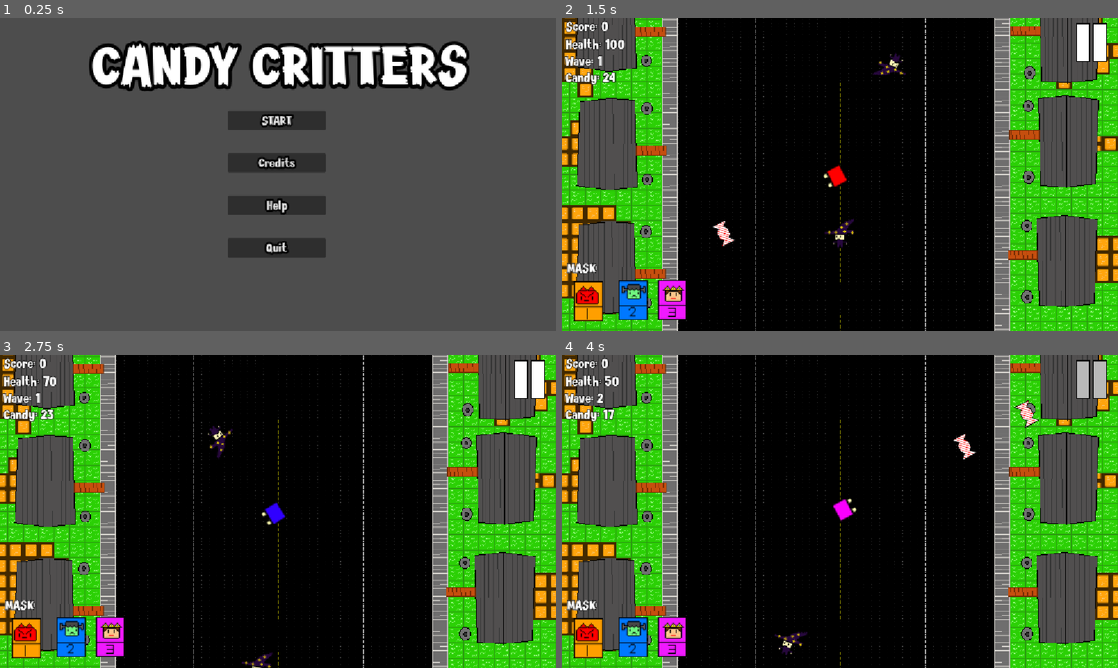
Above: before the commit, frames 1-4 (two rows, left to right).
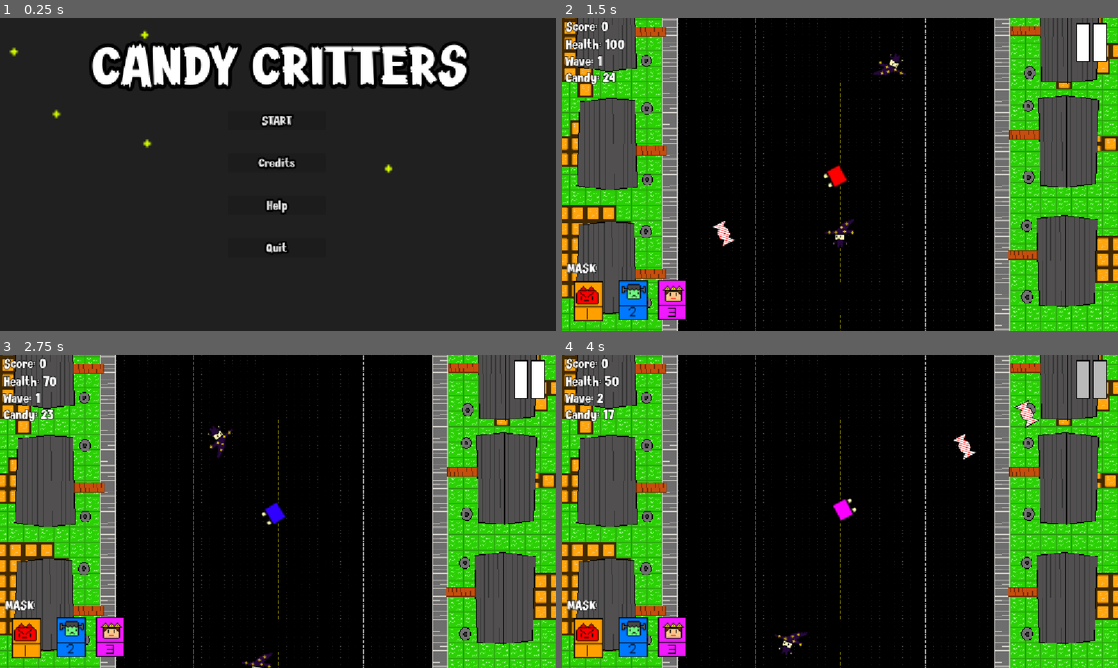
Above: after the commit, the same moments.

Repository: T8BG/HalloweenGameJam
Game: Godot game, scene res://Assets/Scenes/Areas/TitleScreen.tscn
The game is run twice, just before and just after one commit, with the same random seed, the same clock (stepped at 60 frames per second) and the same inputs.
Inputs (mouse positions are in pixels of both pictures, inside the frame that each line leads up to):
- Up to frame 1 (0.25 s): no input
- Up to frame 2 (1.5 s): click "START" at 0.5 s; click (589, 302) at 1.25 s
- Up to frame 3 (2.75 s): click (72, 639) at 2 s
- Up to frame 4 (4 s): click (673, 636) at 2.75 s; click (1090, 380) at 3.5 s

The runs differ from the first frame. In frame 1, 87% of the frame differs, in the area x 0-100%, y 0-100%; in frame 2, less than 0.1%; in frame 3, less than 0.1%; in frame 4, less than 0.1%.

Commit message:
Finished Project *NOT PERFECT*

Diff:
--- a/halloweenGameJam/Assets/Scenes/Areas/TitleScreen.tscn
+++ b/halloweenGameJam/Assets/Scenes/Areas/TitleScreen.tscn
@@ -2,6 +2,7 @@
 
 [ext_resource type="Script" uid="uid://bujc0ykcqqfg0" path="res://Assets/Scripts/title_screen.gd" id="1_8plbf"]
 [ext_resource type="FontFile" uid="uid://rj2tcbopc3or" path="res://Assets/Fonts/Scary Feet.ttf" id="2_i1ksy"]
+[ext_resource type="PackedScene" uid="uid://26vehv32w74y" path="res://Assets/Scenes/star.tscn" id="2_w2ncl"]
 
 [node name="TitleScreen" type="Control" unique_id=1875287960]
 layout_mode = 3
@@ -11,6 +12,33 @@
 grow_horizontal = 2
 grow_vertical = 2
 script = ExtResource("1_8plbf")
+
+[node name="Stars" type="Node" parent="." unique_id=1089813498]
+
+[node name="Star4" parent="Stars" unique_id=1390748966 instance=ExtResource("2_w2ncl")]
+z_index = -4096
+position = Vector2(344.99997, 34.999996)
+scale = Vector2(5, 5)
+
+[node name="Star" parent="Stars" unique_id=1176684913 instance=ExtResource("2_w2ncl")]
+z_index = -4096
+position = Vector2(146.99998, 198.99998)
+scale = Vector2(5, 5)
+
+[node name="Star2" parent="Stars" unique_id=277721757 instance=ExtResource("2_w2ncl")]
+z_index = -4096
+position = Vector2(64, 70)
+scale = Vector2(5, 5)
+
+[node name="Star3" parent="Stars" unique_id=1914837074 instance=ExtResource("2_w2ncl")]
+z_index = -4096
+position = Vector2(344.99997, 259.99997)
+scale = Vector2(5, 5)
+
+[node name="Star5" parent="Stars" unique_id=1144682534 instance=ExtResource("2_w2ncl")]
+z_index = -999
+position = Vector2(854.99994, 311.99997)
+scale = Vector2(5, 5)
 
 [node name="CreditButton" type="Button" parent="." unique_id=482060809]
 layout_mode = 0
--- /dev/null
+++ b/halloweenGameJam/Assets/Scenes/star.tscn
@@ -0,0 +1,10 @@
+[gd_scene format=3 uid="uid://26vehv32w74y"]
+
+[ext_resource type="Script" uid="uid://dbtwqglp32aia" path="res://Assets/Scripts/star.gd" id="1_kmccb"]
+[ext_resource type="Texture2D" uid="uid://cwpqa6rxx5msl" path="res://Assets/Sprites/Star.png" id="2_75q1o"]
+
+[node name="Star" type="Node2D" unique_id=1390748966]
+script = ExtResource("1_kmccb")
+
+[node name="Sprite2D" type="Sprite2D" parent="." unique_id=592658960]
+texture = ExtResource("2_75q1o")
--- /dev/null
+++ b/halloweenGameJam/Assets/Scripts/star.gd
@@ -0,0 +1,21 @@
+extends Node2D
+var star_speed = 10
+
+var random_y_posit = 0
+
+# Called when the node enters the scene tree for the first time.
+func _ready() -> void:
+	pass # Replace with function body.
+
+
+# Called every frame. 'delta' is the elapsed time since the previous frame.
+func _process(delta: float) -> void:
+	pass
+
+func star_movement(delta: float, star_speed_multiplier: int):
+	global_position.x += star_speed * star_speed_multiplier * delta * -1
+	if(global_position.x <= -500):
+		#reset
+		global_position.x = 1700
+		random_y_posit = randi_range(50, get_window().size.y)
+		global_position.y = random_y_posit
--- a/halloweenGameJam/Assets/Scripts/title_screen.gd
+++ b/halloweenGameJam/Assets/Scripts/title_screen.gd
@@ -1,4 +1,11 @@
 extends Control
+
+#BG Stars
+@onready var starOne = get_node("/root/TitleScreen/Stars/Star")
+@onready var starTwo = get_node("/root/TitleScreen/Stars/Star2")
+@onready var starThree = get_node("/root/TitleScreen/Stars/Star3")
+@onready var starFour = get_node("/root/TitleScreen/Stars/Star4")
+@onready var starFive = get_node("/root/TitleScreen/Stars/Star5")
 
 @onready var start_button = get_node_or_null("TitleScreen/StartButton") as Button
 @onready var credits_button = get_node_or_null("TitleScreen/CreditButton") as Button
@@ -6,6 +13,8 @@
 
 @onready var helpUI = get_node_or_null("HelpUI") as CanvasLayer
 @onready var creditsUI = get_node_or_null("CreditsUI") as CanvasLayer
+
+#Stars
 
 # Called when the node enters the scene tree for the first time.
 func _ready() -> void:
@@ -16,6 +25,11 @@
 
 # Called every frame. 'delta' is the elapsed time since the previous frame.
 func _process(delta: float) -> void:
+	starOne.star_movement(delta, 12)
+	starTwo.star_movement(delta, 14)
+	starThree.star_movement(delta, 16)
+	starFour.star_movement(delta, 18)
+	starFive.star_movement(delta, 20)
 	pass
 
 
--- a/halloweenGameJam/project.godot
+++ b/halloweenGameJam/project.godot
@@ -93,3 +93,4 @@
 [rendering]
 
 rendering_device/driver.windows="d3d12"
+environment/defaults/default_clear_color=Color(0.12591082, 0.12591085, 0.12591079, 1)
Not shown, added: halloweenGameJam/Assets/Scripts/star.gd.uid
Binary file added: halloweenGameJam/Assets/Sprites/Star.png
Not shown, added: halloweenGameJam/Assets/Sprites/Star.png.import
